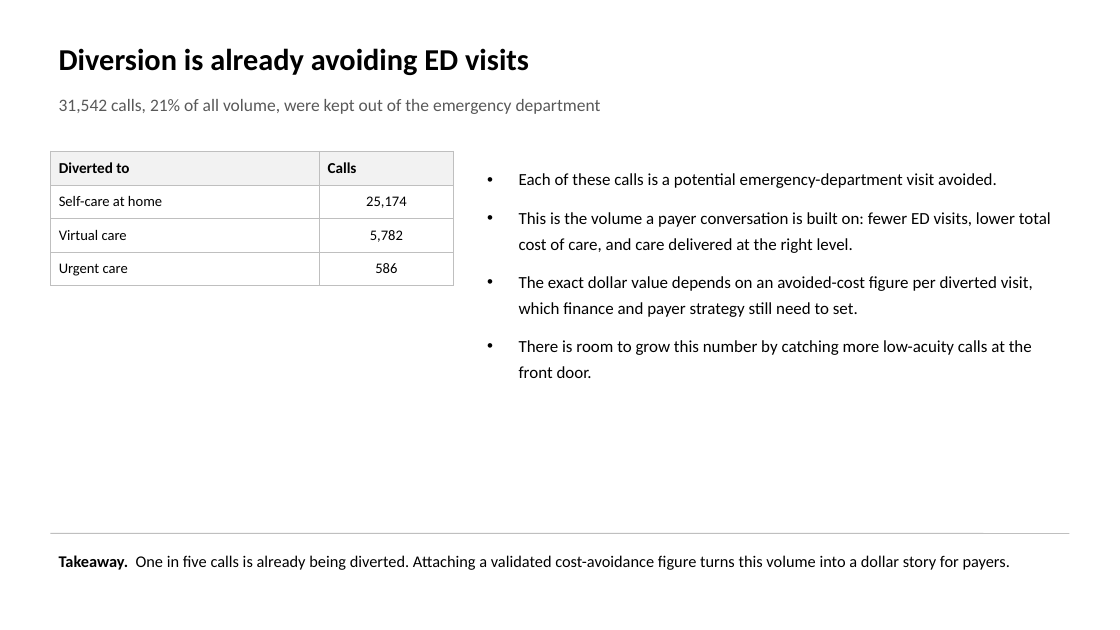
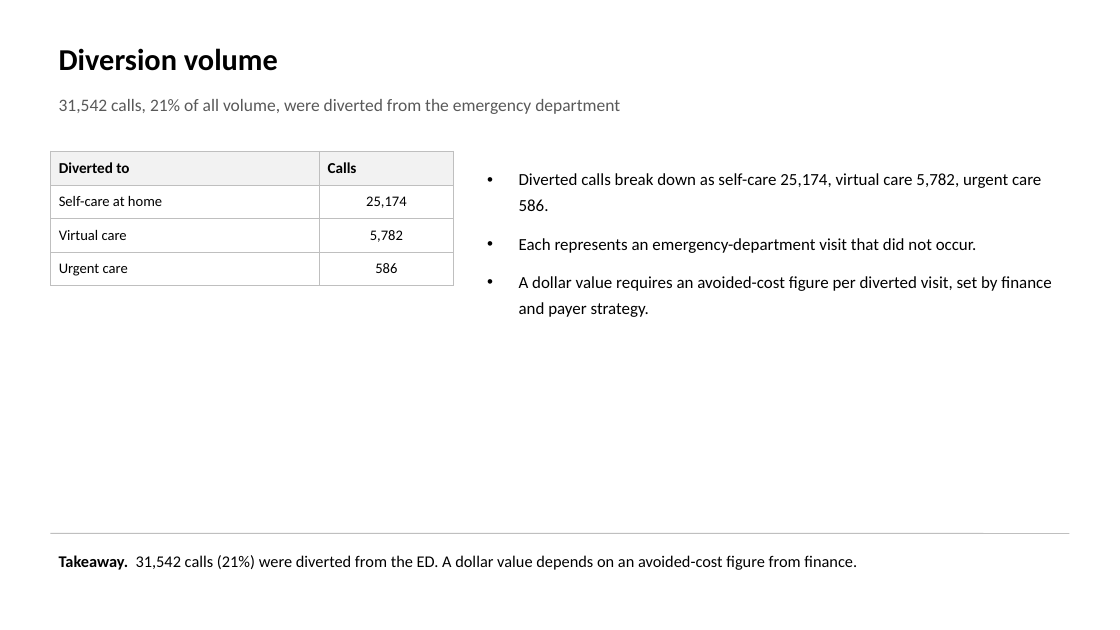
Before and after one commit to jwsmitherman/llm_projects, a slide deck: slide 5 of nurse_nav_qa_story.pptx. Drawn at 1120x630 pixels with LibreOffice and Linux fonts; fonts in the diff are those of the drawing. Boxes give left, top, right and bottom in pixels: in the first picture for what was removed or moved away, otherwise in the second. Text is boxed around its words. In the diff, an @@ line names an element or a change of style, - is before the commit and + after.

```diff
--- a/nurse_nav_qa_story.pptx
+++ b/nurse_nav_qa_story.pptx
@@ text at [59, 48, 278, 71]: text changed @@
-Diversion is already avoiding ED visits
+Diversion volume
@@ text at [59, 99, 620, 114]: text changed @@
-31,542 calls, 21% of all volume, were kept out of the emergency department
+31,542 calls, 21% of all volume, were diverted from the emergency department
@@ text at [519, 173, 1051, 317]: text changed @@
-• Each of these calls is a potential emergency-department visit avoided.
-• This is the volume a payer conversation is built on: fewer ED visits, lower total cost of care, and care delivered at the right level.
-• The exact dollar value depends on an avoided-cost figure per diverted visit, which finance and payer strategy still need to set.
-• There is room to grow this number by catching more low-acuity calls at the front door.
+• Diverted calls break down as self-care 25,174, virtual care 5,782, urgent care 586.
+• Each represents an emergency-department visit that did not occur.
+• A dollar value requires an avoided-cost figure per diverted visit, set by finance and payer strategy.
@@ text at [59, 555, 857, 570]: text changed @@
-Takeaway. One in five calls is already being diverted. Attaching a validated cost-avoidance figure turns this volume into a dollar story for payers.
+Takeaway. 31,542 calls (21%) were diverted from the ED. A dollar value depends on an avoided-cost figure from finance.
```
Also in this commit, not shown: 6 other slides changed.
